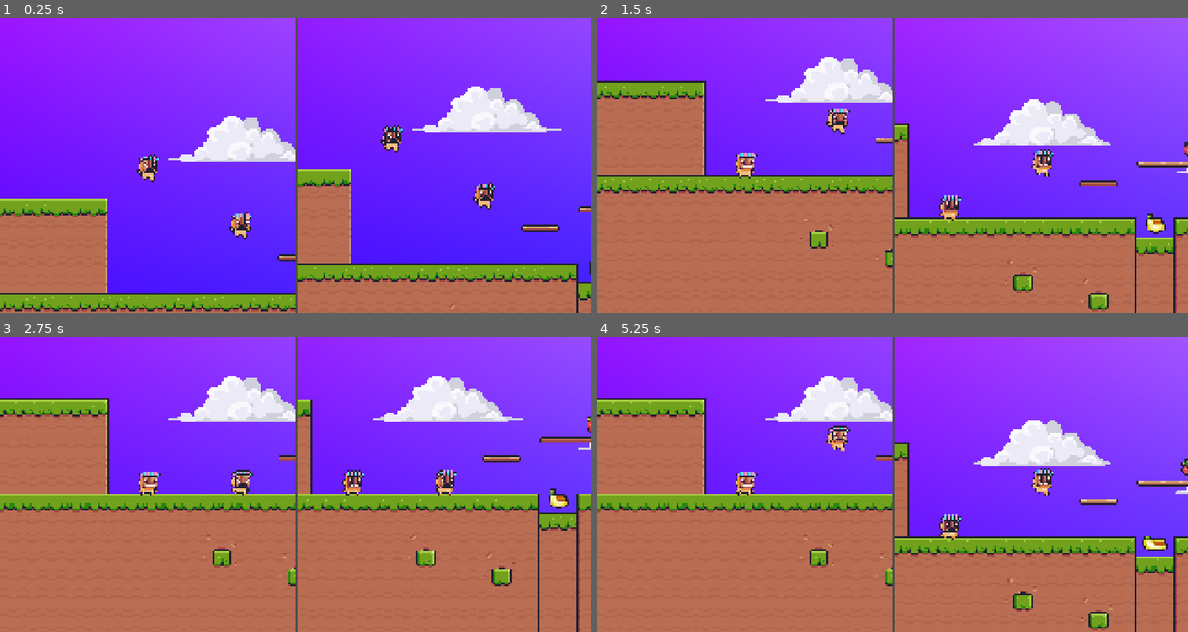
Above: before the commit, frames 1-4 (two rows, left to right).
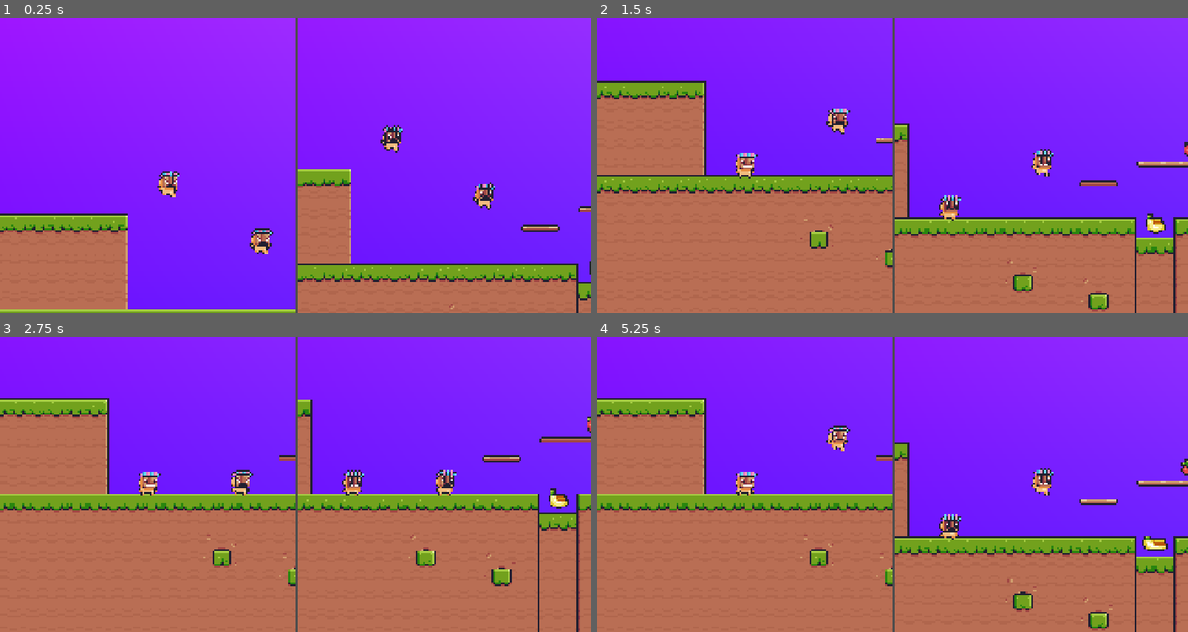
Above: after the commit, the same moments.

Repository: felixmariotto/2d-platformer
Game: Godot game, scene res://game.tscn
The game is run twice, just before and just after one commit, with the same random seed, the same clock (stepped at 60 frames per second) and the same inputs.
Inputs:
- Up to frame 1 (0.25 s): no input
- Up to frame 2 (1.5 s): tap Space (player1_jump) at 0.77 s
- Up to frame 3 (2.75 s): tap Space (player1_jump) at 1.52 s
- Up to frame 4 (5.25 s): tap Space (player1_jump) at 3.02, 3.77, 4.52 s

The runs differ from the first frame. In frame 1, 31% of the frame differs, in the area x 0-100%, y 0-100%; in frame 2, 11%; in frame 3, 7.6%; in frame 4, 11%.

Commit message:
remove parallax

Diff:
--- a/level.tscn
+++ b/level.tscn
@@ -1,47 +1,25 @@
-[gd_scene load_steps=9 format=4 uid="uid://cyfw1emwkti7s"]
+[gd_scene load_steps=6 format=4 uid="uid://cyfw1emwkti7s"]
 
-[ext_resource type="PackedScene" uid="uid://dfetoxui3y5a6" path="res://background.tscn" id="1_4kju5"]
+[ext_resource type="Shader" uid="uid://oyku0gaivqh6" path="res://background.gdshader" id="1_0b4ue"]
 [ext_resource type="PackedScene" uid="uid://byhkagsa53a42" path="res://Player.tscn" id="1_icbjv"]
-[ext_resource type="Texture2D" uid="uid://cevjgcbm7rwip" path="res://assets/Background/C2010.png" id="2_fvm77"]
 [ext_resource type="PackedScene" uid="uid://dgprwey1xss4y" path="res://terrain.tscn" id="2_pbty4"]
-[ext_resource type="PackedScene" uid="uid://b8j6hwlykj4sp" path="res://camera_2d.tscn" id="3_3x3mo"]
-[ext_resource type="Texture2D" uid="uid://bbuur4b78ooab" path="res://assets/Background/C2011.png" id="3_tgfhi"]
-[ext_resource type="Texture2D" uid="uid://dha2dl5hl4yp4" path="res://assets/Background/C2012.png" id="4_aqykk"]
 [ext_resource type="PackedScene" uid="uid://c2x2cl7kcr2pg" path="res://collectibles.tscn" id="8_736sj"]
+
+[sub_resource type="ShaderMaterial" id="ShaderMaterial_f2txt"]
+shader = ExtResource("1_0b4ue")
 
 [node name="Level" type="Node2D"]
 
-[node name="Parallax2D" type="Parallax2D" parent="."]
-scroll_scale = Vector2(0.2, 0.2)
-
-[node name="ColorRect" parent="Parallax2D" instance=ExtResource("1_4kju5")]
-offset_left = -472.0
-offset_top = -296.0
-offset_right = 2920.0
-offset_bottom = 1728.0
-
-[node name="Parallax2D2" type="Parallax2D" parent="."]
-scroll_scale = Vector2(0.5, 0.5)
-
-[node name="Sprite2D" type="Sprite2D" parent="Parallax2D2"]
-position = Vector2(736, 296)
-texture = ExtResource("2_fvm77")
-
-[node name="Sprite2D2" type="Sprite2D" parent="Parallax2D2"]
-position = Vector2(1416, 416)
-texture = ExtResource("3_tgfhi")
-
-[node name="Sprite2D3" type="Sprite2D" parent="Parallax2D2"]
-position = Vector2(1816, 224)
-texture = ExtResource("4_aqykk")
-
-[node name="Sprite2D4" type="Sprite2D" parent="Parallax2D2"]
-position = Vector2(2400, 576)
-texture = ExtResource("2_fvm77")
+[node name="ColorRect2" type="ColorRect" parent="."]
+material = SubResource("ShaderMaterial_f2txt")
+offset_left = -1266.0
+offset_top = -673.0
+offset_right = 6340.0
+offset_bottom = 2810.0
 
 [node name="Terrain" parent="." instance=ExtResource("2_pbty4")]
 scale = Vector2(4, 4)
-tile_map_data = PackedByteArray("AAAAAAsAAAAHAAAAAAABAAsAAAA …(24992 unchanged characters)… SAAEAAAAYAAkAAAATAAEAAAAXAAkAAAARAAEAAAA=")
+tile_map_data = PackedByteArray("AAAAAAsAAAAHAAAAAAABAAsAAAA …(24992 unchanged characters)… SAAEAAAAYAAkAAAATAAEAAAAXAAkAAAARAAEAAAArABgAAAARAAEAAAAsABgAAAATAAEAAAAuABkAAAARAAEAAAAvABkAAAASAAEAAAAwABkAAAASAAEAAAAxABkAAAASAAEAAAAyABkAAAATAAEAAAA1ABoAAAARAAEAAAA2ABoAAAATAAEAAAA=")
 
 [node name="Player0" parent="." instance=ExtResource("1_icbjv")]
 position = Vector2(326, 261)
@@ -49,14 +27,6 @@
 [node name="Player1" parent="." instance=ExtResource("1_icbjv")]
 position = Vector2(639, 455)
 PLAYER_ID = 1
-
-[node name="CameraP0" parent="." node_paths=PackedStringArray("target") instance=ExtResource("3_3x3mo")]
-position = Vector2(336, 264)
-target = NodePath("../Player0")
-
-[node name="CameraP1" parent="." node_paths=PackedStringArray("target") instance=ExtResource("3_3x3mo")]
-position = Vector2(336, 264)
-target = NodePath("../Player1")
 
 [node name="Collectibles" parent="." instance=ExtResource("8_736sj")]
 position = Vector2(1024, 728)
